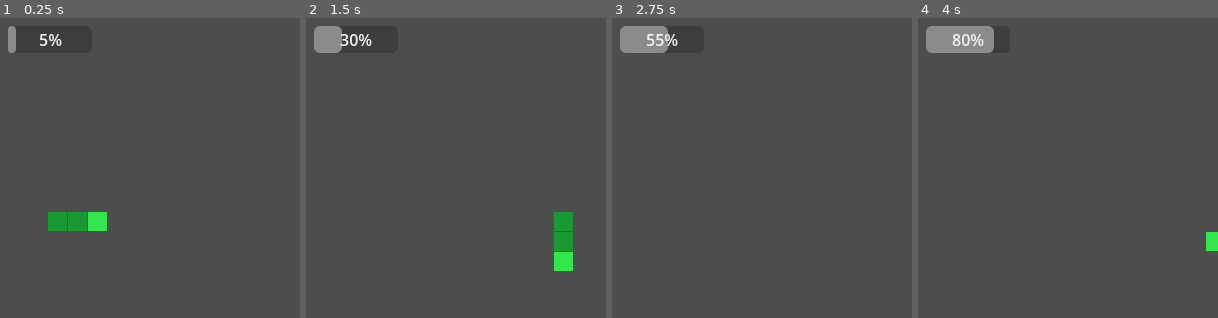
Above: before the commit, frames 1-4 (left to right).
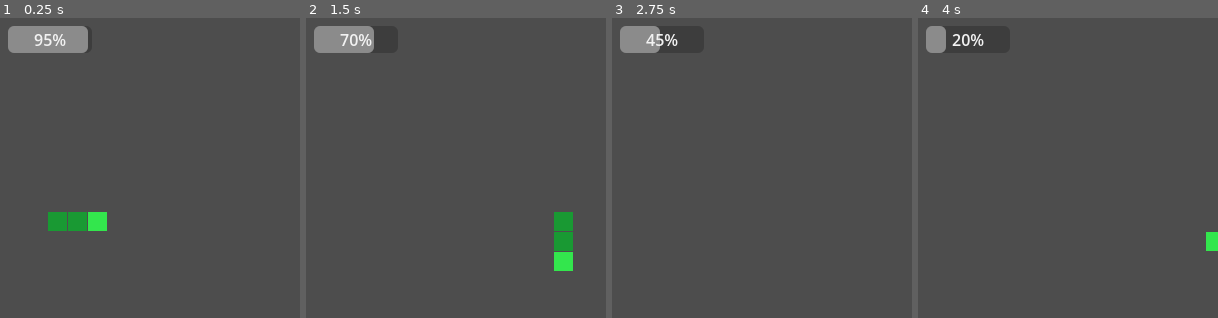
Above: after the commit, the same moments.

Repository: ansh33430w/snake-that-shrinks
Game: Godot game, scene res://main.tscn
The game is run twice, just before and just after one commit, with the same random seed, the same clock (stepped at 60 frames per second) and the same inputs. The project has no main scene, so this scene is started directly.
Inputs (mouse positions are % of the whole screen's width and height, from its top left):
- Up to frame 1 (0.25 s): no input
- Up to frame 2 (1.5 s): tap Enter (ui_accept) at 0.5, 0.6, 0.77, 1.07 s; move the mouse to (72, 45) at 0.52 s; hold Right (ui_right) 0.53-1.28 s; click (72, 45) at 0.67 s; move the mouse to (30, 55) at 1.27 s; hold Down (ui_down) from 1.28 s (still down); tap Alt at 1.35 s
- Up to frame 3 (2.75 s): tap Enter (ui_accept) at 1.52, 1.55, 1.82, 2.3 s; move the mouse to (60, 28) at 2.02 s; release Down (ui_down) at 2.03 s; hold Right (ui_right) from 2.03 s (still down); tap Shift at 2.1 s
- Up to frame 4 (4 s): move the mouse to (45, 70) at 2.77 s; release Right (ui_right) at 2.78 s; hold Up (ui_up) 2.78-3.53 s; tap Enter (ui_accept) at 2.85, 3.02, 3.32, 3.77, 3.8 s; click (45, 70) at 2.92 s; move the mouse to (80, 65) at 3.52 s; hold Left (ui_left) from 3.53 s (still down); tap Alt at 3.6 s
The pictures show only the part of the screen within x 22-72%, y 1-51%; the shares and areas given below are measured in that part.

The runs differ from the first frame. In frame 1, 2.1% of the frame differs, in the area x 2-30%, y 2-12%; in frame 2, 0.9%; in frame 3, 0.3%; in frame 4, 1.3%.

Commit message:
added game over

Diff:
--- a/main.gd
+++ b/main.gd
@@ -2,6 +2,8 @@
 
 @onready var label: Label = $Label
 @onready var progress_bar: ProgressBar = $ProgressBar
+
+@onready var gameoverlabel: Label = $gameover
 
 
 const gridsize = 20
@@ -28,11 +30,14 @@
 	snake =[Vector2i(10,10), Vector2i(9,10) , Vector2i(8,10)]
 	progress_bar.max_value = timerAmax
 	progress_bar.min_value = 0
-
+	gameoverlabel.text = ""
 	foodspawn()
 
 func _process(delta: float) -> void:
 	if gameover :
+		if Input.is_action_just_pressed("ui_accept"):
+			get_tree().reload_current_scene()
+
 		return
 	movement()
 
@@ -43,7 +48,7 @@
 
 		step()
 	timerA += delta
-	progress_bar.value = timerA
+	progress_bar.value = timerAmax -timerA
 	if timerA>= timerAmax:
 		snakeshrink()
 		timerA = 0
@@ -77,9 +82,11 @@
 	if newhead.x < 0 or newhead.x >= g_width or newhead.y <0 or newhead.y >= g_hieght:
 
 		gameover=true
+		gameoverlabel.text = "GAME OVER!!!!     Score%d\nPress Enter to Restart " %score
 		return
 	if newhead in snake :
 		gameover=true
+		gameoverlabel.text = "GAME OVER!!!!     Score%d\nPress Enter to Restart " %score
 		return
 
 	snake.insert(0,newhead)
@@ -89,7 +96,7 @@
 		label.text ="score : %d" % score
 
 		foodspawn()
-
+		timerA = 0
 	else:
 
 		snake.pop_back()
@@ -123,4 +130,5 @@
 	if snake.size() > 0:
 		snake.pop_back()
 	if snake.size()== 0:
+		gameoverlabel.text = "GAME OVER\nScore%d\nPress Enter to Restart " %score
 		gameover = true
--- a/main.tscn
+++ b/main.tscn
@@ -1,6 +1,10 @@
 [gd_scene format=3 uid="uid://nqrsil8omptw"]
 
 [ext_resource type="Script" uid="uid://7bp5adfi46y7" path="res://main.gd" id="1_ig7tw"]
+
+[sub_resource type="FontVariation" id="FontVariation_ig7tw"]
+
+[sub_resource type="StyleBoxTexture" id="StyleBoxTexture_0xm2m"]
 
 [node name="main" type="Node2D" unique_id=1887750624]
 script = ExtResource("1_ig7tw")
@@ -20,3 +24,11 @@
 offset_top = 14.0
 offset_right = 224.0
 offset_bottom = 41.0
+
+[node name="gameover" type="Label" parent="." unique_id=579400659]
+offset_left = 212.0
+offset_top = 249.0
+offset_right = 451.0
+offset_bottom = 345.0
+theme_override_fonts/font = SubResource("FontVariation_ig7tw")
+theme_override_styles/focus = SubResource("StyleBoxTexture_0xm2m")
